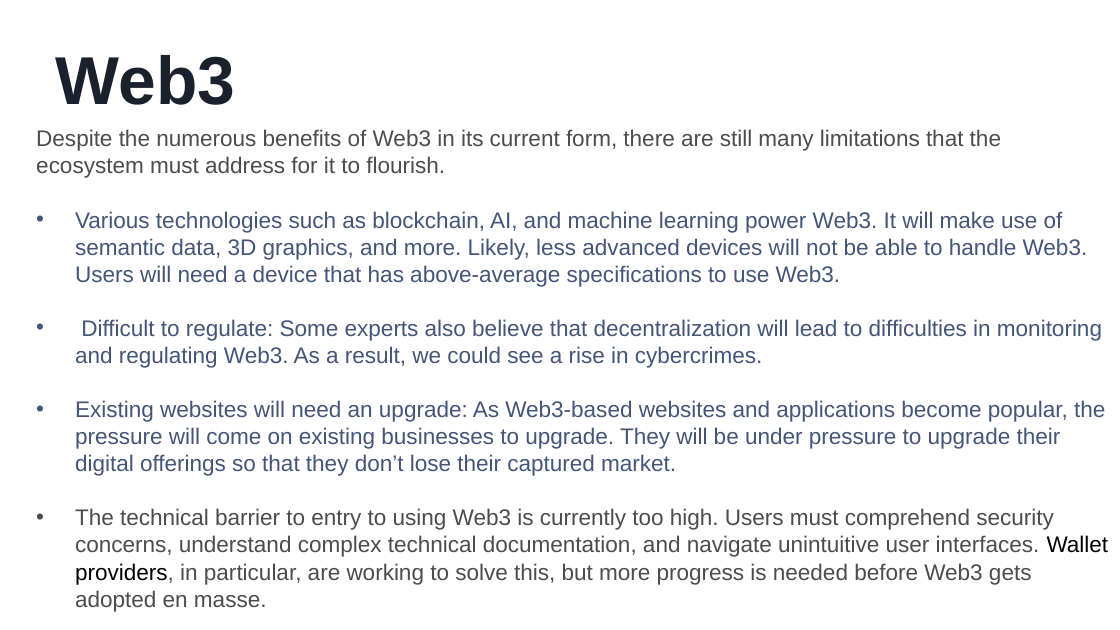
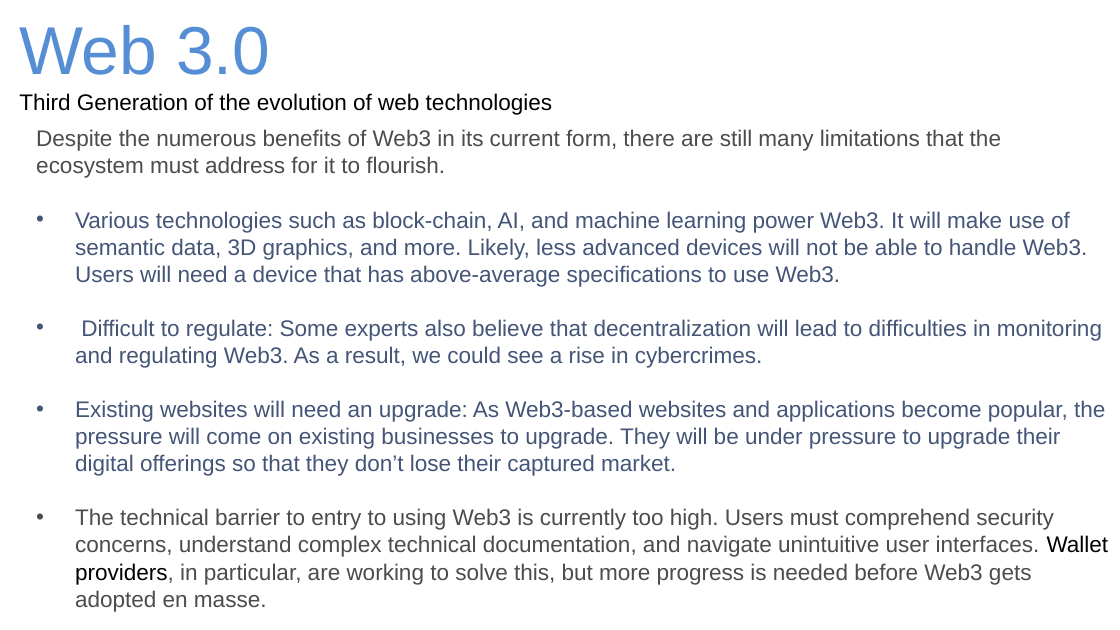
Before and after one commit to kainatquaderee/presentation, a slide deck: slide 5 of kainat quaderee - khaled karim.pptx (slide 4 before the commit). Drawn at 1120x630 pixels with LibreOffice and Linux fonts; fonts in the diff are those of the drawing. Boxes give left, top, right and bottom in pixels: in the first picture for what was removed or moved away, otherwise in the second. Text is boxed around its words. In the diff, an @@ line names an element or a change of style, - is before the commit and + after.

```diff
--- a/kainat quaderee - khaled karim.pptx
+++ b/kainat quaderee - khaled karim.pptx
@@ title added at [19, 25, 552, 115], 16 pt, text #000000 @@
+Web 3.0
+Third Generation of the evolution of web technologies
@@ title removed at [56, 55, 235, 105] @@
-Web3
@@ subtitle at [75, 211, 1088, 287]: text changed @@
-• Various technologies such as blockchain, AI, and machine learning power Web3. It will make use of semantic data, 3D graphics, and more. Likely, less advanced devices will not be able to handle Web3. Users will need a device that has above-average specifications to use Web3.
+• Various technologies such as block-chain, AI, and machine learning power Web3. It will make use of semantic data, 3D graphics, and more. Likely, less advanced devices will not be able to handle Web3. Users will need a device that has above-average specifications to use Web3.
```
Also in this commit, not shown: 2 other slides changed, 4 slides added, 2 slides removed.
